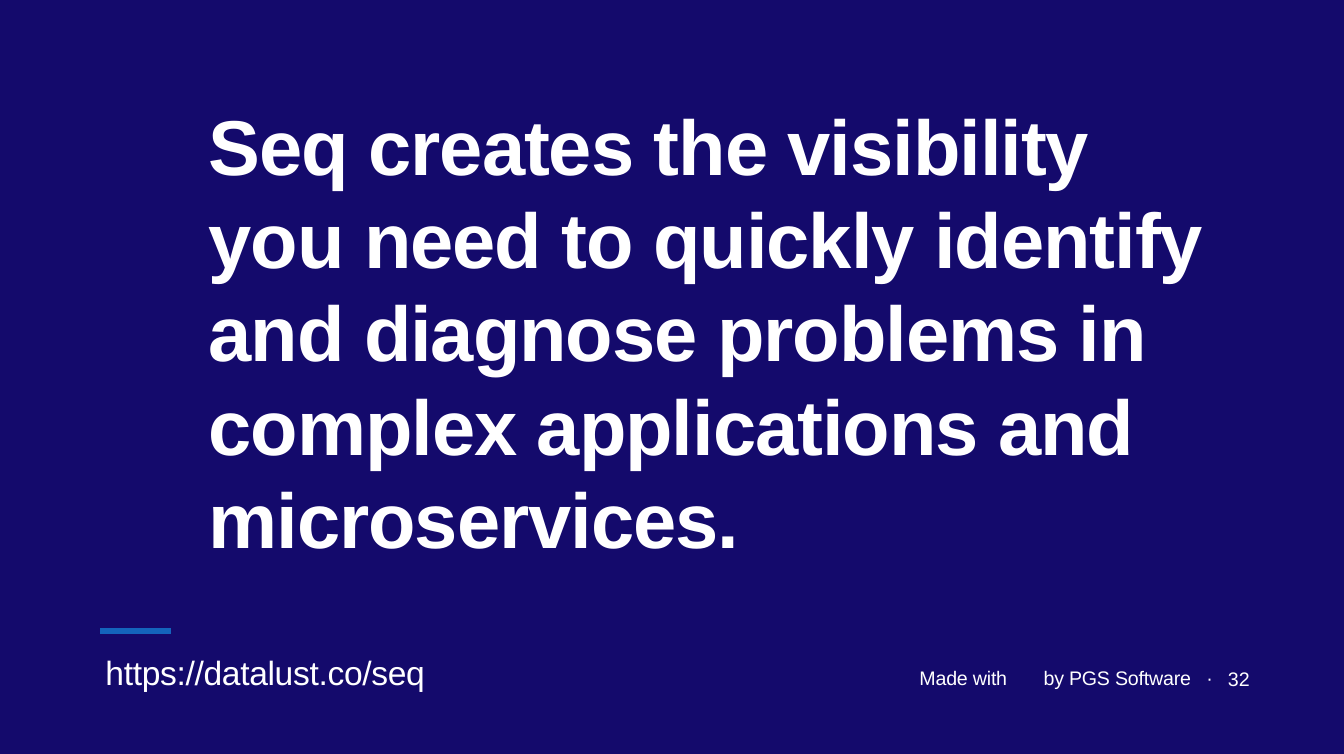
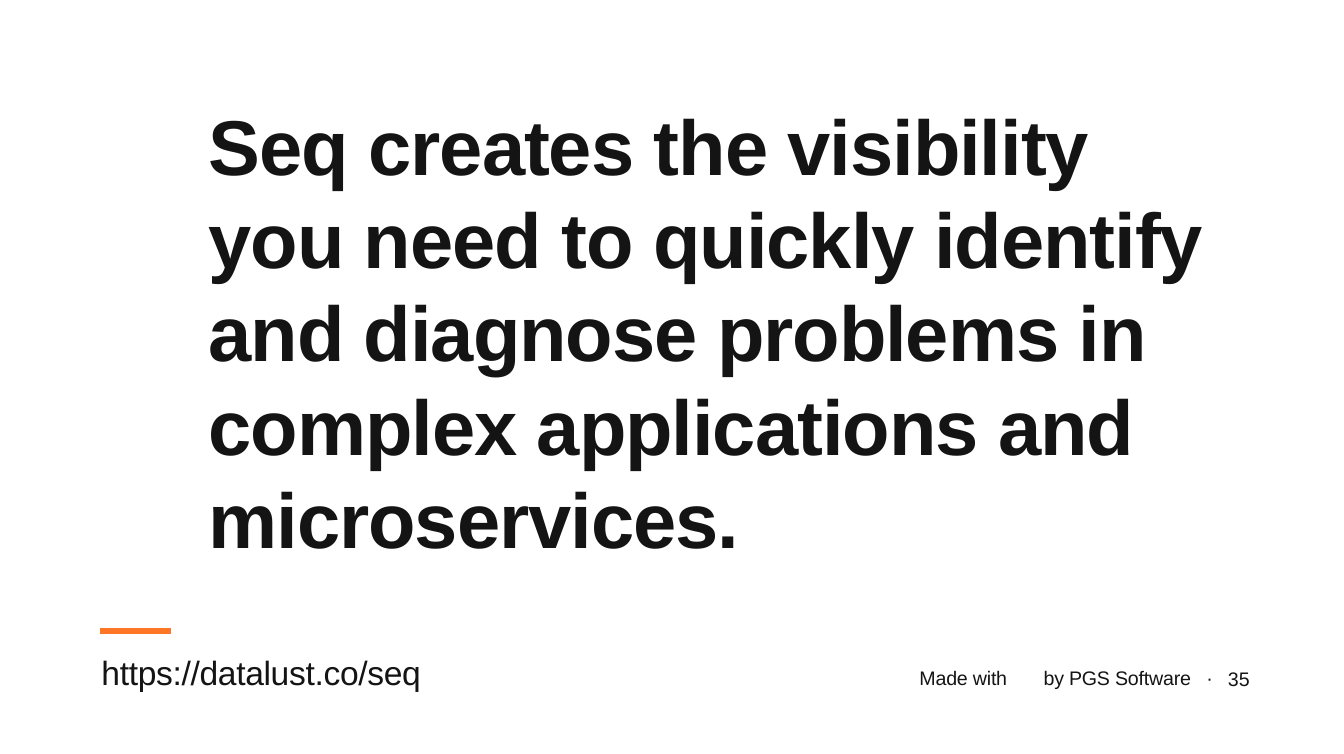
Before and after one commit to januszmarcinik/.NET-getting-started, a slide deck: slide 35 of PGS SharpDev.pptx (slide 32 before the commit). Drawn at 1344x754 pixels with LibreOffice and Linux fonts; fonts in the diff are those of the drawing; background and template pictures are left out. Boxes give left, top, right and bottom in pixels: in the first picture for what was removed or moved away, otherwise in the second. Text is boxed around its words. In the diff, an @@ line names an element or a change of style, - is before the commit and + after.

```diff
--- a/PGS SharpDev.pptx
+++ b/PGS SharpDev.pptx
@@ background #140A6C to #FFFFFF @@
@@ text colour #FFFFFF to #141414 in 3 elements at (919,670,1191,689), (209,118,1203,549), (101,660,420,692) @@
@@ line (100, 631) - (170, 631): stroke #1464BC 8 pt to #FF7626 8 pt @@
@@ page number at (1228,672,1250,687): text changed; text colour #FFFFFF to #141414 @@
-32
+35
```
Also in this commit, not shown: 4 slides added, 1 slide removed.
